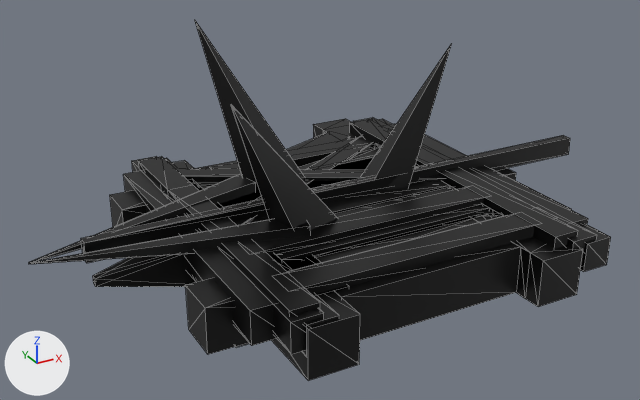
An edit to the glTF model assets/clockNumbers.glb, drawn before and after from the same camera.
The view is the same before and after, from a 50 mm camera at (-16.4, -27.9, 15.2) aimed at (-1.0, 0.1, 1.1). The lights are fixed; the arrows at lower left show +X, +Y and +Z. Mesh edges are drawn as thin lines on the coarser meshes.

Objects in the first picture: 'EightNormal', 'ElevenNormal', 'FourWeapon', 'NineNormal', 'OneWeapon', 'SevenNormal', 'TenNormal', 'ThreeNormal', 'ThreeWeapon', 'TwelveNormal', 'TwoWeapon'.
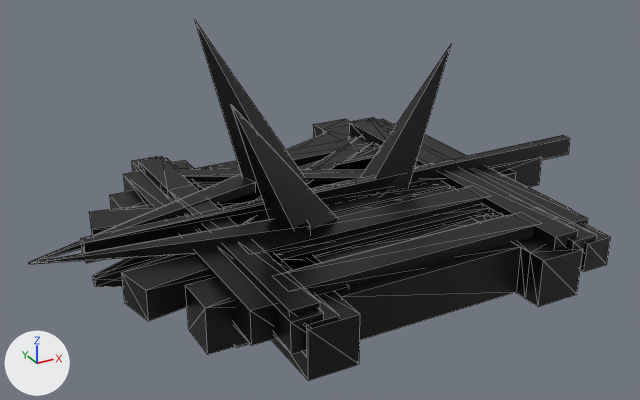
Commit message: weapons in progress

Location of each change, (x1, y1, x2, y2) in pixels of the pictures (640 x 400 px):
'SixWeapon', added (black)
    after: (89, 157, 542, 321)
'OneWeapon', unchanged, covered by the edit
    both: (93, 135, 571, 287)

The edits, one by one:
Mesh me_cube_017 is new.
It has 24 vertices, 36 faces and spans x -9.6..10.0, y -3.4..3.3, z -0.2..1.2.
It uses material mat_black (black #000000).
Object 'SixWeapon' (ob_sixweapon) is new; it shows me_cube_017.
Its location is (0.0, 0.0, 0.0).
